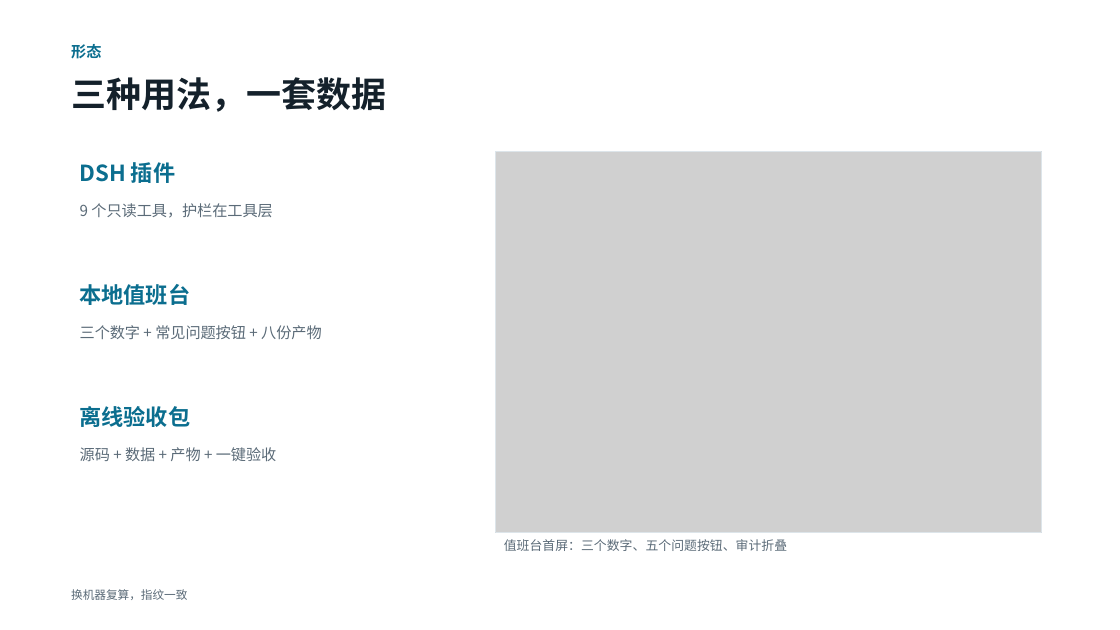
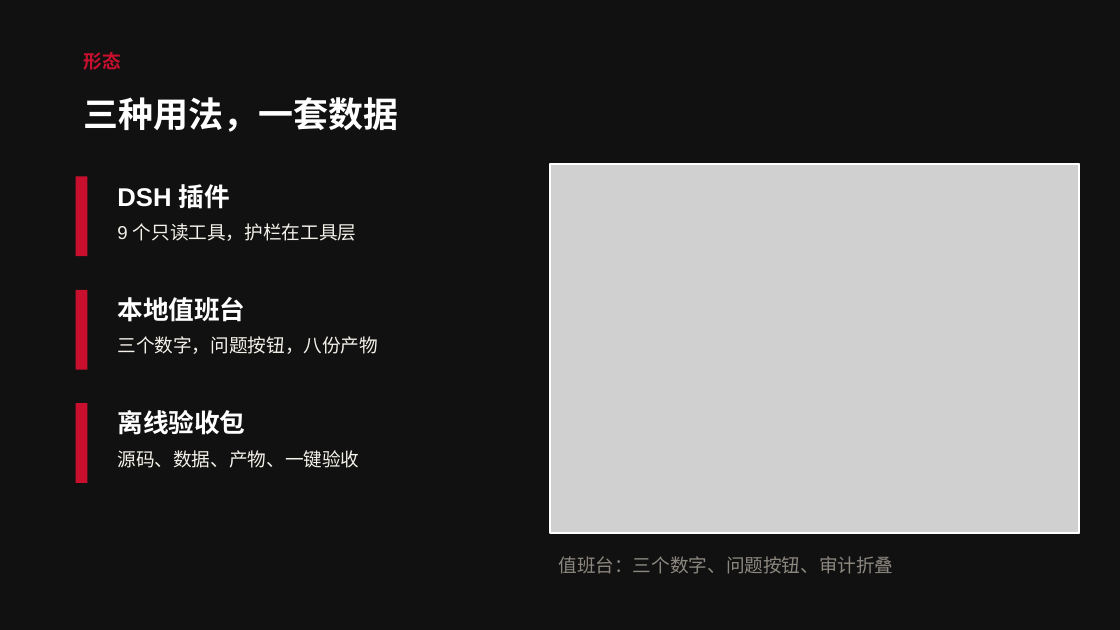
Before and after one commit to toki0413/typhoeus, a slide deck: slide 12 of docs/demo/typhoeus-demo.pptx. Drawn at 1120x630 pixels with LibreOffice and Linux fonts; fonts in the diff are those of the drawing; grey boxes stand for pictures. Boxes give left, top, right and bottom in pixels: in the first picture for what was removed or moved away, otherwise in the second. Text is boxed around its words. In the diff, an @@ line names an element or a change of style, - is before the commit and + after.

```diff
--- a/docs/demo/typhoeus-demo.pptx
+++ b/docs/demo/typhoeus-demo.pptx
@@ rectangle added at [0,0,1120,630], fill #111111 @@
@@ text "形态": place and size @@
-text "形态" at [71,44,101,59]
+text "形态" at [84,52,121,70]
@@ text "形态" at [84,52,121,70]: size 13 to 16 pt, font Noto Sans CJK SC to Arial, text colour #0B6E8F to #C8102E @@
@@ text "三种用法，一套数据": place and size @@
-text "三种用法，一套数据" at [71,77,386,112]
+text "三种用法，一套数据" at [84,97,399,132]
@@ text "三种用法，一套数据" at [84,97,399,132]: font Noto Sans CJK SC to Arial, text colour #14212B to #FFFFFF @@
@@ rectangle added at [76,176,87,256], fill #C8102E @@
@@ size 19 to 22 pt, font Noto Sans CJK SC to Arial, text colour #0B6E8F to #FFFFFF in 3 elements at [117,410,245,435], [117,297,245,322], [117,184,230,209] @@
@@ text "DSH 插件": place and size @@
-text "DSH 插件" at [80,162,175,183]
+text "DSH 插件" at [117,184,230,209]
@@ picture: place and size @@
-picture at [496,151,1042,533]
+picture at [550,164,1080,534]
@@ rectangle: place and size @@
-rectangle at [496,151,1042,533]
+rectangle at [550,164,1080,534]
@@ rectangle at [550,164,1080,534]: outline #DDE5EA 0.75 pt to #FFFFFF 1.5 pt @@
@@ text "9 个只读工具，护栏在工具层": place and size @@
-text "9 个只读工具，护栏在工具层" at [80,203,273,218]
+text "9 个只读工具，护栏在工具层" at [117,223,356,241]
@@ text "9 个只读工具，护栏在工具层" at [117,223,356,241]: size 13 to 16 pt, font Noto Sans CJK SC to Arial, text colour #5B6B78 to #F4F1EA @@
@@ rectangle added at [76,290,87,370], fill #C8102E @@
@@ text "本地值班台": place and size @@
-text "本地值班台" at [80,284,191,305]
+text "本地值班台" at [117,297,245,322]
@@ text at [117,336,378,354]: text changed; size 13 to 16 pt; font Noto Sans CJK SC to Arial; text colour #5B6B78 to #F4F1EA @@
-三个数字 + 常见问题按钮 + 八份产物
+三个数字，问题按钮，八份产物
@@ rectangle added at [76,403,87,483], fill #C8102E @@
@@ text "离线验收包": place and size @@
-text "离线验收包" at [80,406,191,427]
+text "离线验收包" at [117,410,245,435]
@@ text at [117,450,359,468]: text changed; size 13 to 16 pt; font Noto Sans CJK SC to Arial; text colour #5B6B78 to #F4F1EA @@
-源码 + 数据 + 产物 + 一键验收
+源码、数据、产物、一键验收
@@ text at [558,556,893,574]: text changed; size 11 to 16 pt; font Noto Sans CJK SC to Arial; text colour #5B6B78 to #8C8880 @@
-值班台首屏：三个数字、五个问题按钮、审计折叠
+值班台：三个数字、问题按钮、审计折叠
@@ text removed at [71,589,187,600] @@
-换机器复算，指纹一致
```
Also in this commit, not shown: 12 other slides changed, 9 other files.
